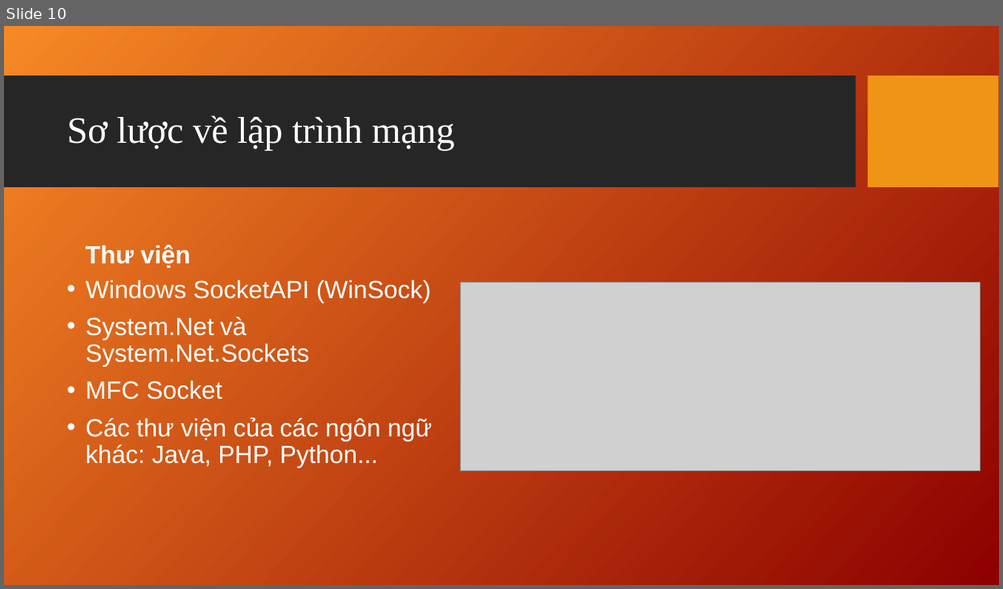
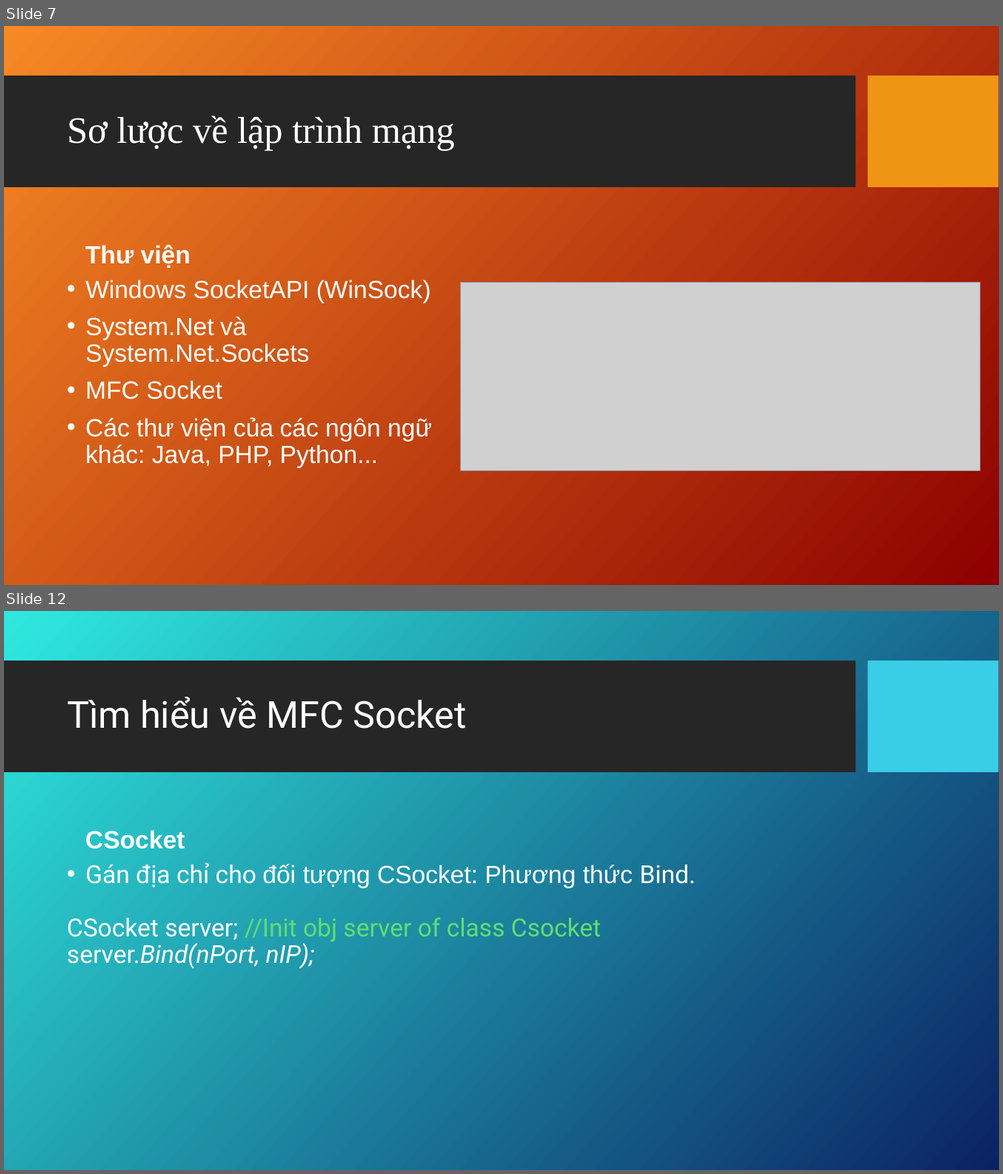
Before and after one commit to bahao247/ChattingApp, a slide deck: Documents/Socket_Connect_Presentation_TuanNA_2142.ppt. Shown one above the other, each under a label of ours: slide 10 before the commit, slides 7 and 12 after it; the slides between them are not shown. The pictures are 1003x589 and 1003x1174 pixels, drawn with LibreOffice and Linux fonts; fonts in the diff are those of the drawing; grey boxes stand for pictures; background and template pictures are left out. Boxes give left, top, right and bottom in pixels: in the first picture for what was removed or moved away, otherwise in the second. Text is boxed around its words. In the diff, an @@ line names an element or a change of style, - is before the commit and + after.

```diff
--- a/Documents/Socket_Connect_Presentation_TuanNA_2142.ppt
+++ b/Documents/Socket_Connect_Presentation_TuanNA_2142.ppt
@@ slide 12 added at (x1=4, y1=611, x2=999, y2=1170), background picture (left out); not listed: 1 template element that a slide beside it also shows @@
@@ rectangle added at (x1=868, y1=661, x2=998, y2=773), fill #39CDE7 @@
@@ title added at (x1=67, y1=696, x2=466, y2=729), 36 pt, text #FFFFFF @@
+Tìm hiểu về MFC Socket
@@ text added at (x1=85, y1=830, x2=185, y2=849), 24 pt, text #FFFFFF, bold @@
+CSocket
@@ text added at (x1=67, y1=863, x2=695, y2=969), 24 pt, text #FFFFFF @@
+• Gán địa chỉ cho đối tượng CSocket: Phương thức Bind.
+CSocket server; //Init obj server of class Csocket
+server.Bind(nPort, nIP);
@@ what was slide 10 is now slide 7 @@
```
Also in this commit, not shown: 15 other slides added, 13 slides removed, 3 other files.
